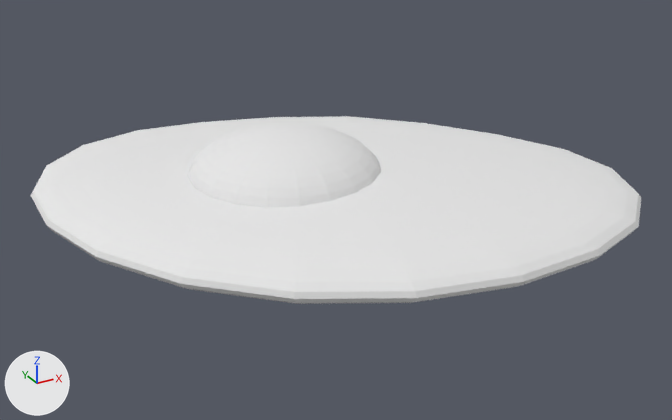
The OBJ model models/Egg.obj, before and after one commit.
Both versions are drawn from a 50 mm camera at (-1.187, -2.491, 1.195) aimed at (0.163, -0.038, -0.032). The lights are fixed; the arrows at lower left show +X, +Y and +Z. Where no turn or scale is listed for an object, it has been applied to the vertices.

Objects in the first picture: 'Egg_Sphere.005'.
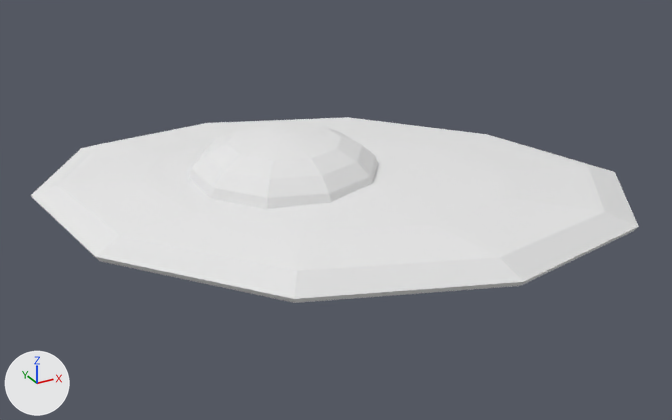
Location of each change, (x1, y1, x2, y2) in pixels of the pictures (672 x 420 px):
'Egg_Sphere.005', reshaped
    before: (31, 116, 641, 304)
    after: (31, 117, 639, 303)
part 1 of me_egg_sphere_005, deleted
    before: (31, 116, 641, 304)

The change, as a list of edits to the scene's bpy script:
```text
Change me_egg_sphere_005:
    used by ob_egg_sphere_005; location = (0.0, 0.0, 0.0)
    remove me_egg_sphere_005.from_pydata(...)  # 583 vertices, 600 faces; spans x -0.72..1.09, y -0.82..0.84, z -0.07..0.25
    add me_egg_sphere_005.from_pydata(...)  # 93 vertices, 100 faces; spans x -0.71..1.09, y -0.82..0.81, z -0.07..0.25
    me_egg_sphere_005 part 1: 490 vertices removed from x -0.72..1.07, y -0.81..0.84, z -0.07..0.25
```
